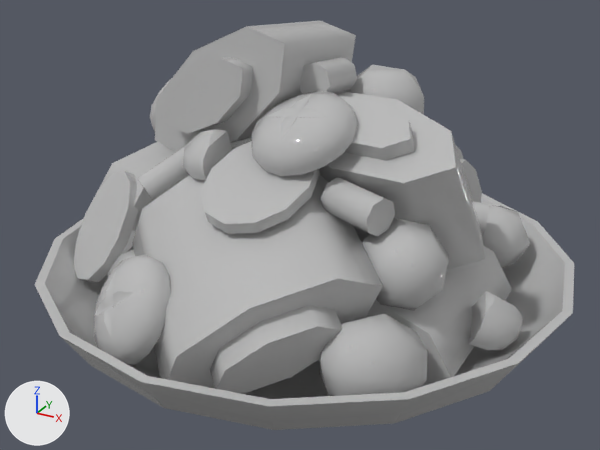
The FBX model Assets/Art_TEST/Models/Kkebi/Galbijjimkkaebi.fbx as it was, and as the next commit left it.
One viewpoint serves both versions: a camera (50 mm lens) standing at (0.398, -0.739, 0.5) and looking at (0.004, -0.021, 0.141). Arrows for +X, +Y and +Z are at lower left; the lights stay in place. Where no turn or scale is listed for an object, it has been applied to the vertices.

The scene before the commit, as lines of its bpy script (objects in view):
```python
me_mesh = bpy.data.meshes.new('Mesh')
me_mesh.from_pydata(...)  # 1333 vertices, 1479 faces; spans x -0.291..0.291, y -0.291..0.291, z 0.0..0.353
me_mesh.materials.append(mat_m_sogalbijjim)  # grey #bcbcbc
ob_galbijjimkkaebi = bpy.data.objects.new('Galbijjimkkaebi', me_mesh)
ob_galbijjimkkaebi.location = (0.0, 0.0, 0.0)
```
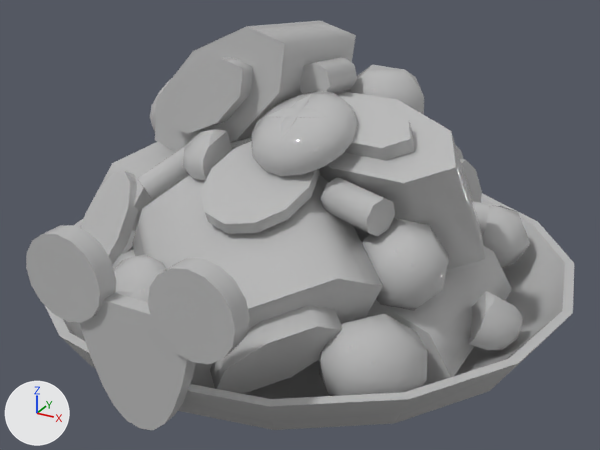
What changed in the scene script:
```text
Add mat_m_galbijjimkkaebi_body:
    mat_m_galbijjimkkaebi_body = principled_material('M_Galbijjimkkaebi_body')
    mat_m_galbijjimkkaebi_body.base_color = (0.5, 0.5, 0.5)  # grey #bcbcbc
    mat_m_galbijjimkkaebi_body.roughness = 0.0
Change me_mesh:
    used by ob_galbijjimkkaebi; location = (0.0, 0.0, 0.0)
    remove me_mesh.from_pydata(...)  # 1333 vertices, 1479 faces; spans x -0.291..0.291, y -0.291..0.291, z 0.0..0.353
    add me_mesh.from_pydata(...)  # 1499 vertices, 1671 faces; spans x -0.291..0.291, y -0.302..0.291, z 0.0..0.353
    me_mesh part 1: a new loose piece of 66 vertices spanning x -0.061..0.061, y -0.297..-0.282, z 0.057..0.174, in mat_m_sogalbijjim (grey #bcbcbc)
    me_mesh part 2: a new loose piece of 50 vertices spanning x 0.024..0.104, y -0.302..-0.282, z 0.146..0.226, in mat_m_sogalbijjim (grey #bcbcbc)
    me_mesh part 3: a new loose piece of 50 vertices spanning x -0.104..-0.024, y -0.302..-0.282, z 0.146..0.226, in mat_m_sogalbijjim (grey #bcbcbc)
    add me_mesh.materials.append(mat_m_galbijjimkkaebi_body)  # grey #bcbcbc
```

Changed parts and their boxes [x1, y1, x2, y2] in the pictures (600 x 450 px):
'Galbijjimkkaebi', reshaped
    before: [35, 21, 574, 430]
    after: [26, 21, 574, 430]
part 1 of me_mesh, added
    after: [80, 293, 196, 430]
part 2 of me_mesh, added
    after: [148, 258, 250, 364]
part 3 of me_mesh, added
    after: [26, 225, 116, 323]
